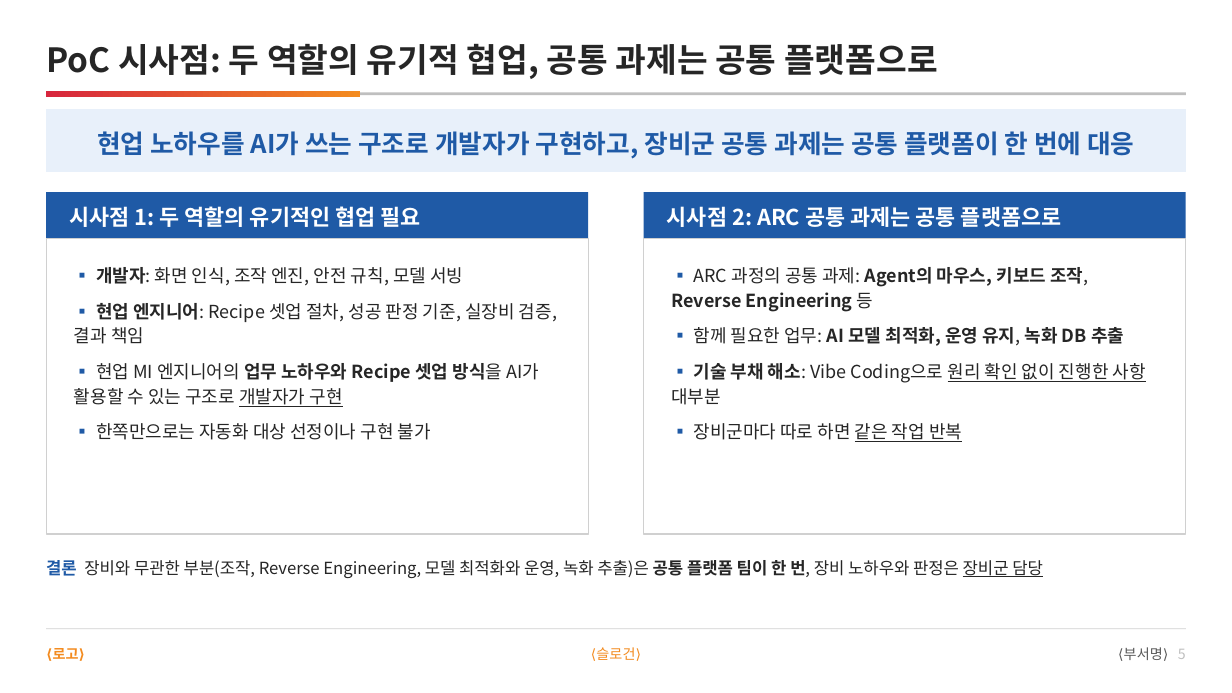
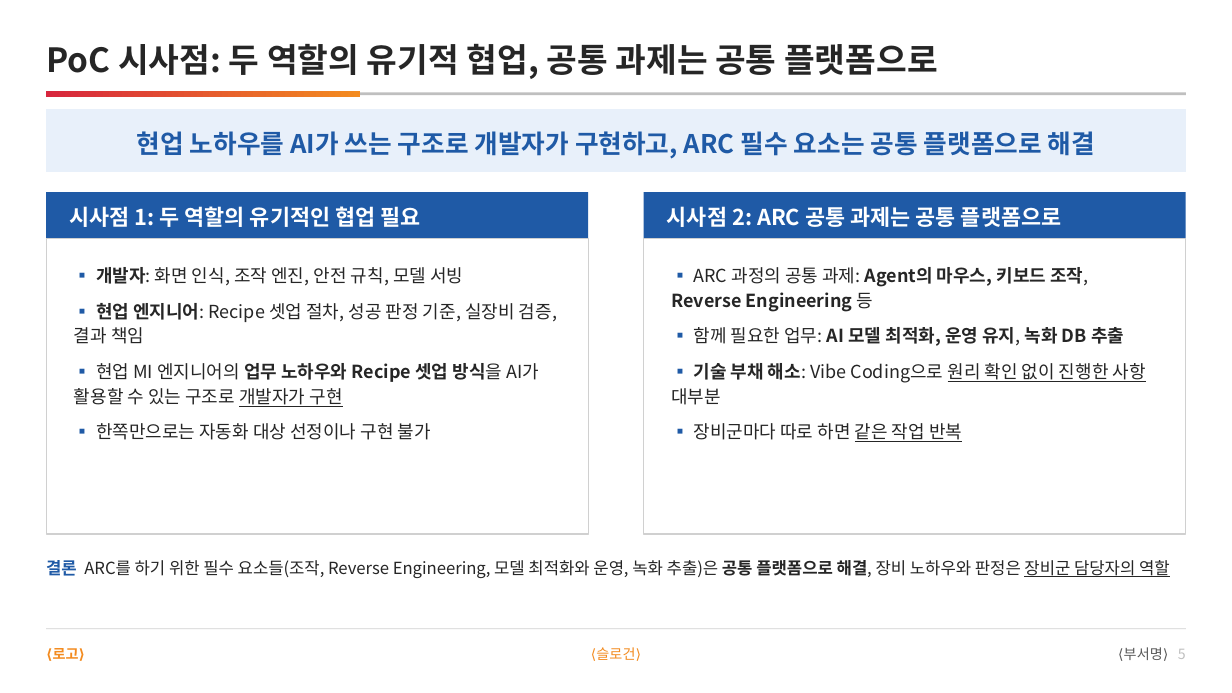
Before and after one commit to DarrenKoi/pm_notes, a slide deck: slide 5 of my-task/arc-tf/deliverables/arc-tf-proposal.pptx. Drawn at 1232x693 pixels with LibreOffice and Linux fonts; fonts in the diff are those of the drawing. Boxes give left, top, right and bottom in pixels: in the first picture for what was removed or moved away, otherwise in the second. Text is boxed around its words. In the diff, an @@ line names an element or a change of style, - is before the commit and + after.

```diff
--- a/my-task/arc-tf/deliverables/arc-tf-proposal.pptx
+++ b/my-task/arc-tf/deliverables/arc-tf-proposal.pptx
@@ text at [137,131,1095,159]: text changed @@
-현업 노하우를 AI가 쓰는 구조로 개발자가 구현하고, 장비군 공통 과제는 공통 플랫폼이 한 번에 대응
+현업 노하우를 AI가 쓰는 구조로 개발자가 구현하고, ARC 필수 요소는 공통 플랫폼으로 해결
@@ text at [46,560,1170,578]: text changed @@
-결론 장비와 무관한 부분(조작, Reverse Engineering, 모델 최적화와 운영, 녹화 추출)은 공통 플랫폼 팀이 한 번, 장비 노하우와 판정은 장비군 담당
+결론 ARC를 하기 위한 필수 요소들(조작, Reverse Engineering, 모델 최적화와 운영, 녹화 추출)은 공통 플랫폼으로 해결, 장비 노하우와 판정은 장비군 담당자의 역할
```
Also in this commit, not shown: 1 other slide changed, 10 other files.
